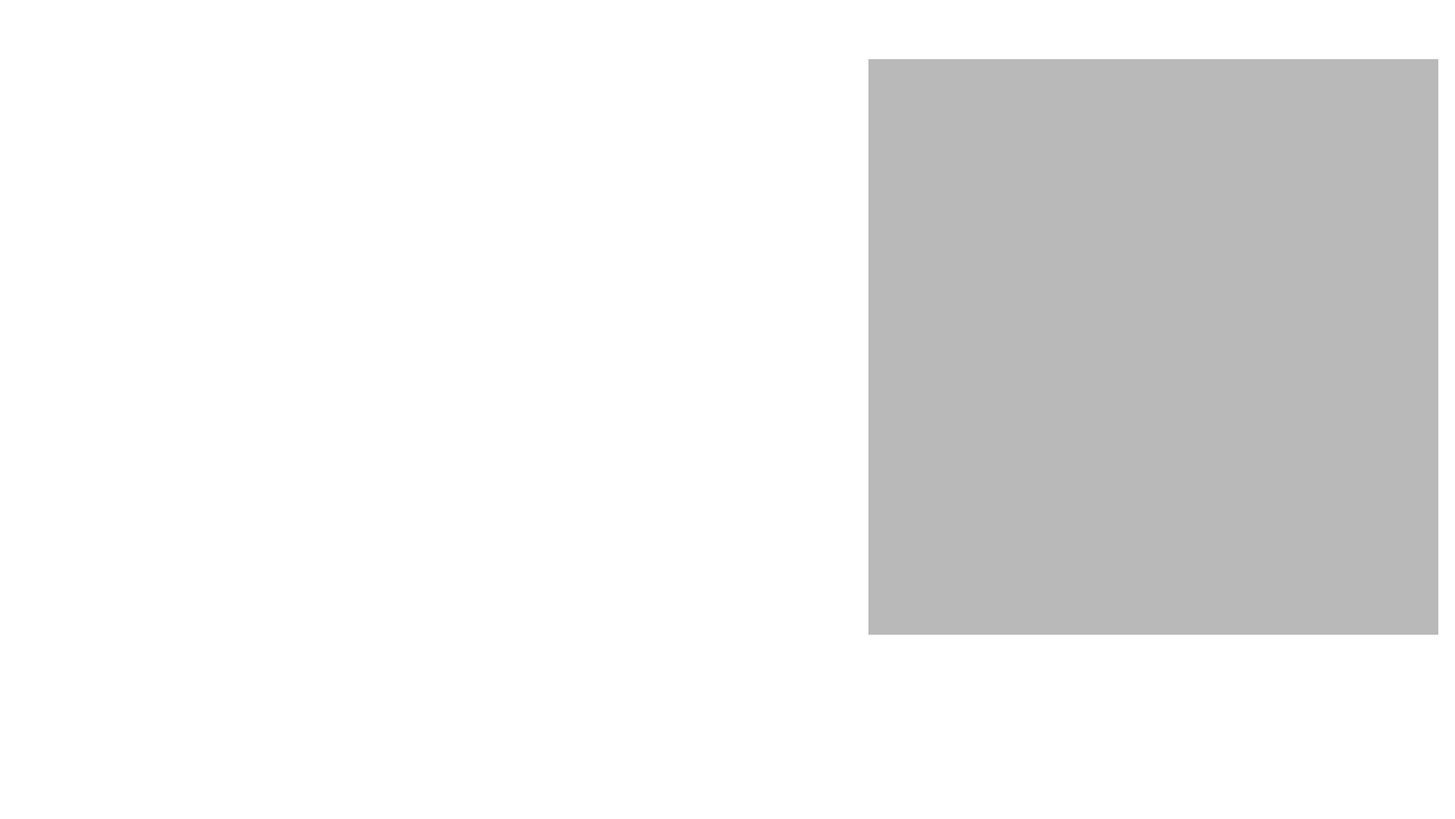
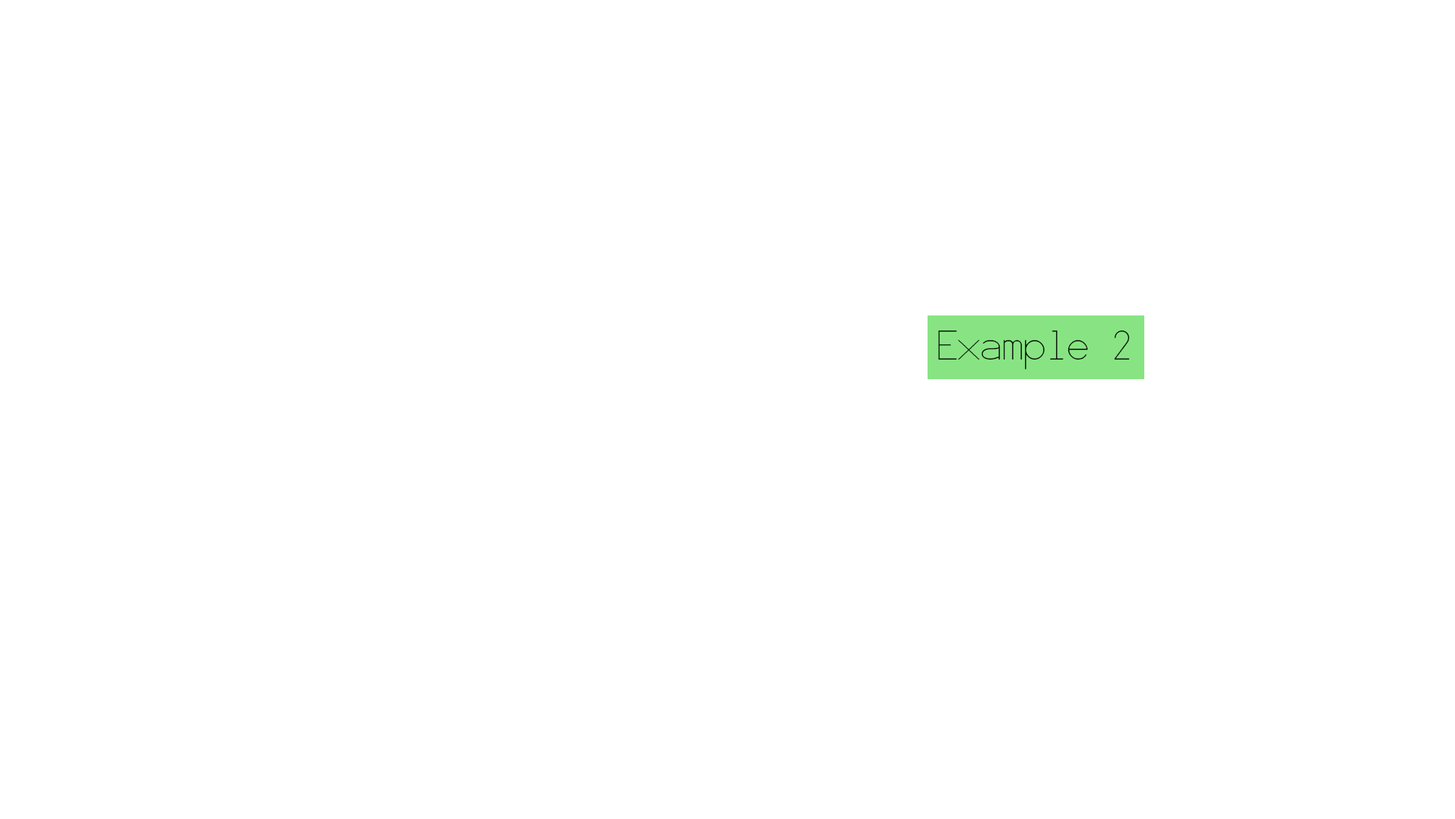
Two versions of the same layered image (1455x819). Layer-by-layer changes:
hid group "Info" (1st of 3, in "Switch Buttons") (8 layers) over [868, 59, 1439, 635]
added layer "Example 2" in group "Buttons" over [938, 329, 1131, 370]
hid "Info" (2nd of 3, in "Switch Buttons" › "Buttons") over [940, 329, 1024, 361]
showed "Selected" (1st of 3, in "Switch Buttons" › "Buttons"), painted on it over [927, 315, 1145, 379]
hid "Plain" (1st of 3, in "Switch Buttons" › "Buttons"), painted on it over [927, 315, 1144, 379]
hid "Layer 2" over [868, 59, 1439, 635]
